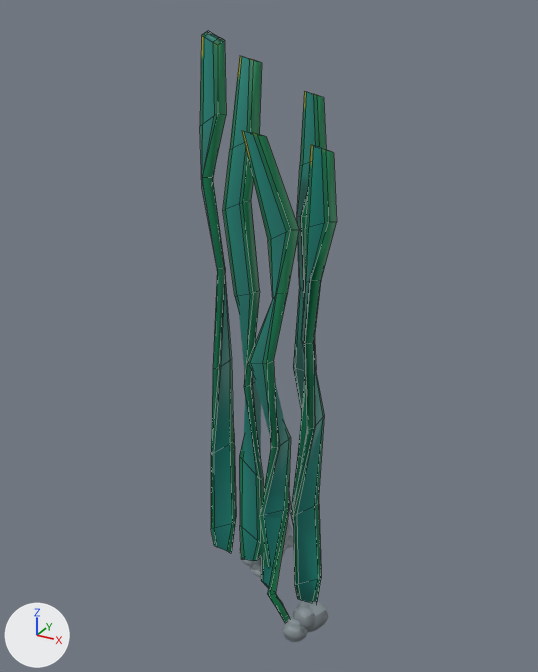
The Blender file model-creation/kitchen-models4.blend as it was, and as the next commit left it.
Both versions are drawn from a camera (50 mm lens) standing at (2.36, -5.05, 5.23) and looking at (-0.55, 0.25, 2.58). The lights are fixed; the arrows at lower left show +X, +Y and +Z. Mesh edges are drawn as thin lines on the coarser meshes.
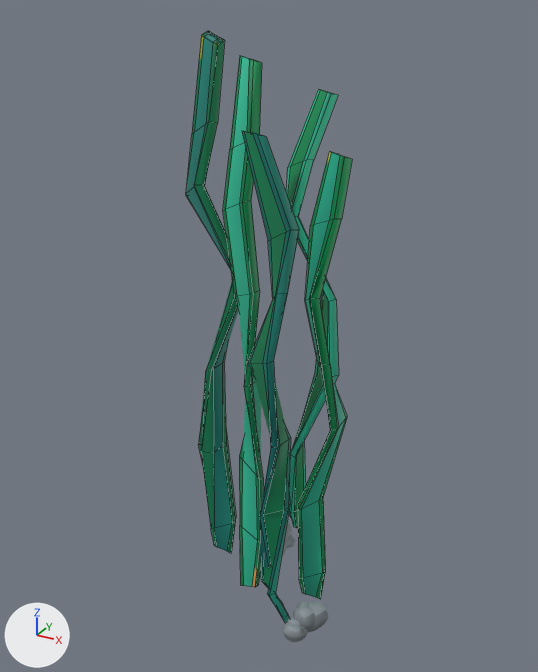
Location of each change, [x1, y1, x2, y2] in pixels of the pictures (538 x 672 px; the box of a moved part takes in the faces that stretch with it):
'Cube', reshaped, surface changed, moved (22% wider)
    before: [293, 145, 337, 603]
    after: [298, 151, 352, 599]
'Cube.003', reshaped
    before: [200, 31, 236, 553]
    after: [186, 31, 238, 553]
'Cube.002', reshaped, surface changed (cyan to green)
    before: [223, 56, 263, 561]
    after: [223, 56, 263, 587]
'Cube.004', reshaped, surface changed (50% wider)
    before: [291, 91, 326, 521]
    after: [286, 89, 339, 528]
part 1 of me_cube, moved or reshaped
    before: [293, 417, 324, 516]
    after: [298, 417, 347, 510]
part 2 of me_cube, moved or reshaped
    before: [305, 145, 337, 228]
    after: [311, 151, 352, 225]
part 3 of me_cube, moved or reshaped
    before: [305, 222, 337, 283]
    after: [305, 219, 342, 300]
part 4 of me_cube, moved or reshaped
    before: [301, 280, 324, 429]
    after: [305, 299, 347, 430]
part 5 of me_cube, surface changed
    before: [293, 503, 321, 603]
    after: [298, 498, 325, 599]
part 6 of me_cube_002, moved or reshaped
    before: [240, 526, 260, 561]
    after: [240, 526, 261, 587]
part 7 of me_cube_002, surface changed (cyan to green)
    both: [223, 56, 263, 542]
part 8 of me_cube_003, moved or reshaped
    before: [200, 37, 236, 528]
    after: [186, 37, 238, 528]
part 9 of me_cube_006, moved or reshaped
    before: [300, 91, 326, 165]
    after: [288, 89, 338, 167]
part 10 of me_cube_006, moved or reshaped
    before: [293, 285, 316, 370]
    after: [315, 291, 339, 376]
part 11 of me_cube_006, moved or reshaped
    before: [291, 367, 307, 513]
    after: [289, 373, 339, 528]
part 12 of me_cube_006, moved or reshaped
    before: [297, 162, 310, 295]
    after: [286, 160, 336, 301]
part 13 of me_cube_006, surface changed
    after: [291, 513, 297, 528]

Edits to the bpy script that builds the scene:
```text
Change me_cube:
    used by ob_cube; location = (0.0, 0.0, 2.29); rotation_euler = (0.0, 1.571, 0.0), in degrees (0, 90, 0); scale = (1.18, 0.198, 0.0392)
    remove me_cube.from_pydata(...)  # 64 vertices, 62 faces; spans x -1.71..1.95, y -1.07..0.9, z -3.85..4.16
    add me_cube.from_pydata(...)  # 64 vertices, 62 faces; spans x -1.67..1.95, y -1.07..0.9, z -4.33..5.71
    me_cube part 1: all 8 vertices in x 0.26..0.29, y -0.27..0.9, z -0.6..1.2 are moved by (0.01, 0.0, 4.5)
    me_cube part 2: all 8 vertices in x -1.71..-1.68, y -0.29..0.4, z -1.74..2.98 are moved by (0.05, 0.0, 2.74)
    me_cube part 3: all 8 vertices in x -0.86..-0.78, y -0.54..0.64, z -3.15..2.06 are moved by (0.16, 0.0, -1.17)
    me_cube part 4: all 8 vertices in x -0.44..-0.38, y -1.07..0.14, z -2.75..2.15 are moved by (0.17, 0.0, 2.74)
    me_cube part 5: texture (UV) coordinates of 62 of 62 faces, centred in x -1.7..1.93, y -0.72..0.58, z -2.99..3.14, changed; they spanned u 0.12..0.36, v 0.3..0.58 and now span u 0.12..0.36, v 0.39..0.67
Change me_cube_002:
    used by ob_cube_002; location = (-0.55, -0.08, 2.6); rotation_euler = (0.0, 1.571, 0.0), in degrees (0, 90, 0); scale = (1.18, 0.198, 0.0392)
    remove me_cube_002.from_pydata(...)  # 64 vertices, 62 faces; spans x -1.95..1.95, y -0.95..0.67, z -4.13..4.16
    add me_cube_002.from_pydata(...)  # 64 vertices, 62 faces; spans x -1.95..2.22, y -0.95..0.67, z -4.13..4.16
    me_cube_002 part 6
    add for i in [*range(0, 4), 38, 39, 42, 43]: me_cube_002.vertices[i].co += Vector((0.28, 0.0, -0.39))
    me_cube_002 part 7: texture (UV) coordinates of 62 of 62 faces, centred in x -1.94..1.93, y -0.91..0.36, z -3.31..3.14, changed; they spanned u 0.12..0.36, v 0.3..0.58 and now span u 0.13..0.37, v 0.36..0.69
Change me_cube_003:
    used by ob_cube_003; location = (-1.08, 0.25, 2.54); rotation_euler = (0.0, 1.571, 0.0), in degrees (0, 90, 0); scale = (1.29, 0.198, 0.0392)
    remove me_cube_003.from_pydata(...)  # 64 vertices, 62 faces; spans x -1.97..1.94, y -1.05..1.29, z -4.04..4.35
    add me_cube_003.from_pydata(...)  # 64 vertices, 62 faces; spans x -1.97..1.94, y -1.05..1.29, z -8.38..7.29
    me_cube_003 part 8: 39 of 64 vertices moved; they spanned x -1.5..1.08, y -1.05..1.29, z -4.04..4.35 and now span x -1.45..1.07, y -1.05..1.29, z -8.38..7.29; mean shift (0.04, 0.0, -0.91); largest move (-0.45, 0.27, 1.42) -> (-0.38, 0.27, 7.29)
Change me_cube_006:
    used by ob_cube_004; location = (-0.54, 0.97, 2.27); rotation_euler = (0.0, 1.571, 0.0), in degrees (0, 90, 0); scale = (1.18, 0.198, 0.0392)
    remove me_cube_006.from_pydata(...)  # 64 vertices, 62 faces; spans x -1.95..1.91, y -1.01..0.79, z -4.4..4.16
    add me_cube_006.from_pydata(...)  # 64 vertices, 62 faces; spans x -1.97..1.91, y -1.01..0.79, z -6.13..9.11
    me_cube_006 part 9: all 8 vertices in x -1.95..-1.92, y -0.29..0.4, z -1.74..2.98 are moved by (-0.02, 0.0, 3.32)
    me_cube_006 part 10: all 16 vertices in x -0.44..0.32, y -0.39..0.79, z -4.4..2.85 are moved by (0.0, 0.0, 6.26)
    me_cube_006 part 11: all 14 vertices in x 0.93..1.7, y -0.75..0.43, z -2.77..3.6 are moved by (0.01, 0.0, -2.35)
    me_cube_006 part 12: all 16 vertices in x -1.5..-1.03, y -1.01..0.57, z -3.0..4.16 are moved by (0.02, 0.0, -3.13)
    me_cube_006 part 13: texture (UV) coordinates of 62 of 62 faces, centred in x -1.94..1.9, y -0.62..0.68, z -3.58..3.14, changed; they spanned u 0.12..0.36, v 0.3..0.58 and now span u 0.14..0.38, v 0.4..0.74
Change ob_cube:
    ob_cube.location: (0.0, 0.0, 2.29) -> (0.0, 0.09, 2.29)
```
